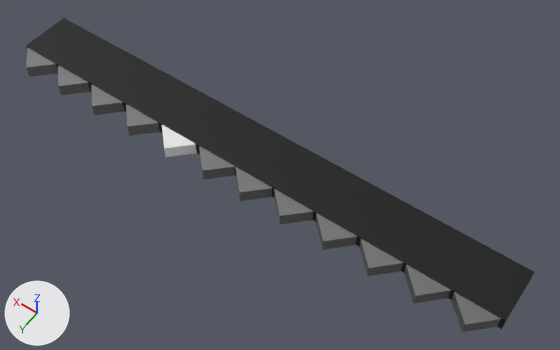
A saved change to the glTF model assets/models/saw/saw.glb.
Before and after are seen from a 50 mm lens placed at (-2.74, 3.42, 5.26), pointed at (-0.31, 0.02, -0.09). Every picture has the same lights, and +X, +Y and +Z are marked at lower left. Where no turn or scale is listed for an object, it has been applied to the vertices.

In view in the first picture: 'base', 'tooth', 'tooth.001', 'tooth.002', 'tooth.003', 'tooth.004', 'tooth.005', 'tooth.006', 'tooth.007', 'tooth.008', 'tooth.009', 'tooth.010', 'tooth.011'.
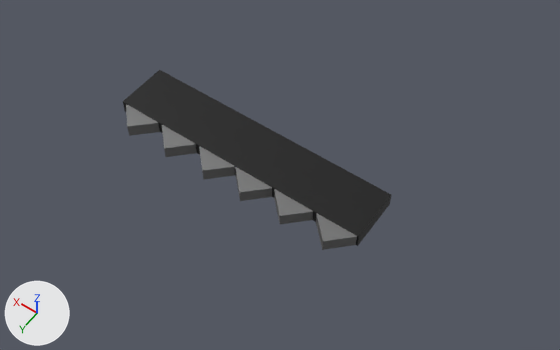
Commit message: Smaller saw

Edits to the bpy script that builds the scene:
```text
Change me_cube_003:
    where me_cube_003.from_pydata(...)  # 8 vertices, 12 faces; spans x -0.195..0.195, y -0.195..0.195, z -0.062..0.062
    add me_cube_003.materials.append(mat_material_002)  # grey #868686
Change ob_base:
    ob_base.scale: (3.53, 0.354, 0.0951) -> (1.76, 0.354, 0.0951)
Remove ob_tooth_001:
    ob_tooth_001 = bpy.data.objects.new('tooth.001', me_cube_004)
    ob_tooth_001.location = (1.918, 0.267, 0.0)
Remove ob_tooth_002:
    ob_tooth_002 = bpy.data.objects.new('tooth.002', me_cube_005)
    ob_tooth_002.location = (1.483, 0.267, 0.0)
Remove ob_tooth_008:
    ob_tooth_008 = bpy.data.objects.new('tooth.008', me_cube_011)
    ob_tooth_008.location = (-1.468, 0.267, 0.0)
Remove ob_tooth_009:
    ob_tooth_009 = bpy.data.objects.new('tooth.009', me_cube_012)
    ob_tooth_009.location = (-2.3, 0.267, 0.0)
Remove ob_tooth_010:
    ob_tooth_010 = bpy.data.objects.new('tooth.010', me_cube_013)
    ob_tooth_010.location = (-1.884, 0.267, 0.0)
Remove ob_tooth_011:
    ob_tooth_011 = bpy.data.objects.new('tooth.011', me_cube_014)
    ob_tooth_011.location = (2.344, 0.267, 0.0)
```

Pixel boxes [x1, y1, x2, y2] of what changed, in the pictures (560 x 350 px):
'base', rescaled (47% narrower, 43% shorter)
    before: [26, 18, 534, 329]
    after: [123, 70, 391, 246]
'tooth.009', deleted
    before: [451, 292, 501, 332]
'tooth.010', deleted
    before: [404, 265, 451, 304]
'tooth.008', deleted
    before: [359, 239, 403, 276]
'tooth', recoloured (white to grey)
    both: [162, 125, 197, 157]
'tooth.002', deleted
    before: [91, 85, 125, 115]
'tooth.001', deleted
    before: [58, 66, 90, 95]
'tooth.011', deleted
    before: [26, 48, 58, 77]
